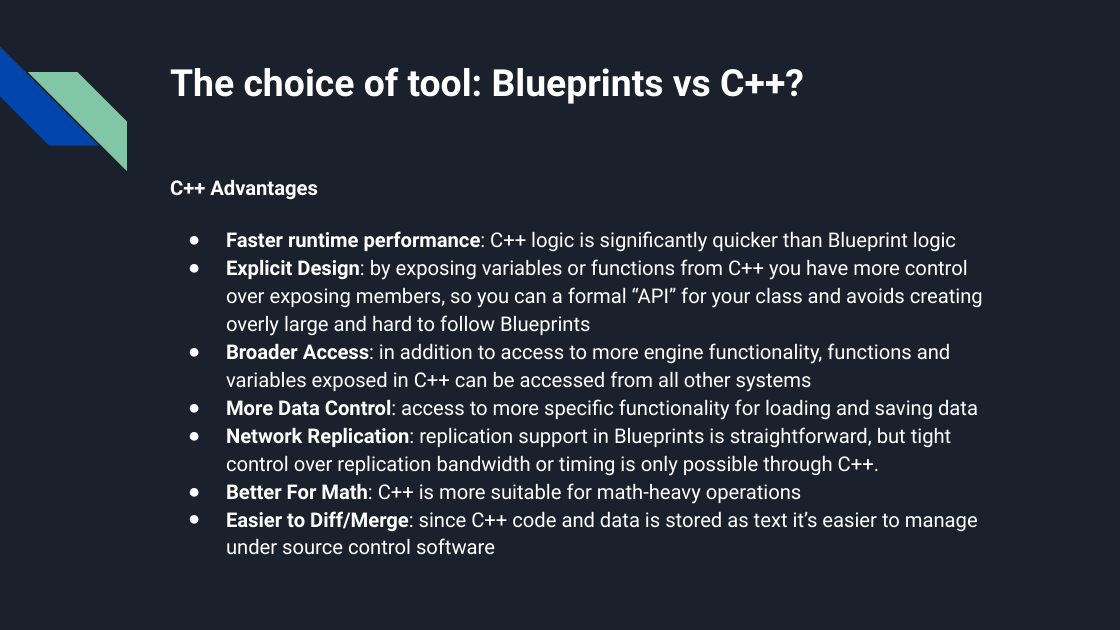
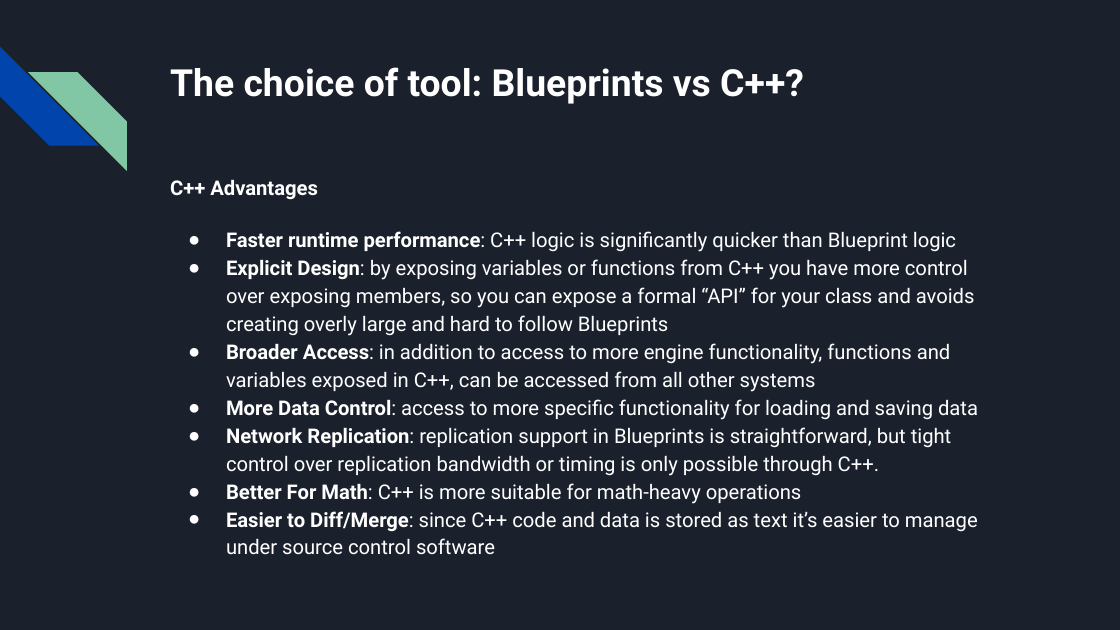
Before and after one commit to NuLL3rr0r/babaei-net-blog-source, a slide deck: slide 18 of content/en/post/2019-01-13-hackyourfuture-first-game-development-workshop-report/hackyourfuture-introduction-to-unreal-engine-4-game-development-using-blueprint.pptx. Drawn at 1120x630 pixels with LibreOffice and Linux fonts; fonts in the diff are those of the drawing. Boxes give left, top, right and bottom in pixels: in the first picture for what was removed or moved away, otherwise in the second. Text is boxed around its words. In the diff, an @@ line names an element or a change of style, - is before the commit and + after.

```diff
--- a/content/en/post/2019-01-13-hackyourfuture-first-game-development-workshop-report/hackyourfuture-introduction-to-unreal-engine-4-game-development-using-blueprint.pptx
+++ b/content/en/post/2019-01-13-hackyourfuture-first-game-development-workshop-report/hackyourfuture-introduction-to-unreal-engine-4-game-development-using-blueprint.pptx
@@ text at (226,259,975,392): text changed @@
-● Explicit Design: by exposing variables or functions from C++ you have more control over exposing members, so you can a formal “API” for your class and avoids creating overly large and hard to follow Blueprints
-● Broader Access: in addition to access to more engine functionality, functions and variables exposed in C++ can be accessed from all other systems
+● Explicit Design: by exposing variables or functions from C++ you have more control over exposing members, so you can expose a formal “API” for your class and avoids creating overly large and hard to follow Blueprints
+● Broader Access: in addition to access to more engine functionality, functions and variables exposed in C++, can be accessed from all other systems
```
Also in this commit, not shown: 4 other slides changed, 2 other files.
